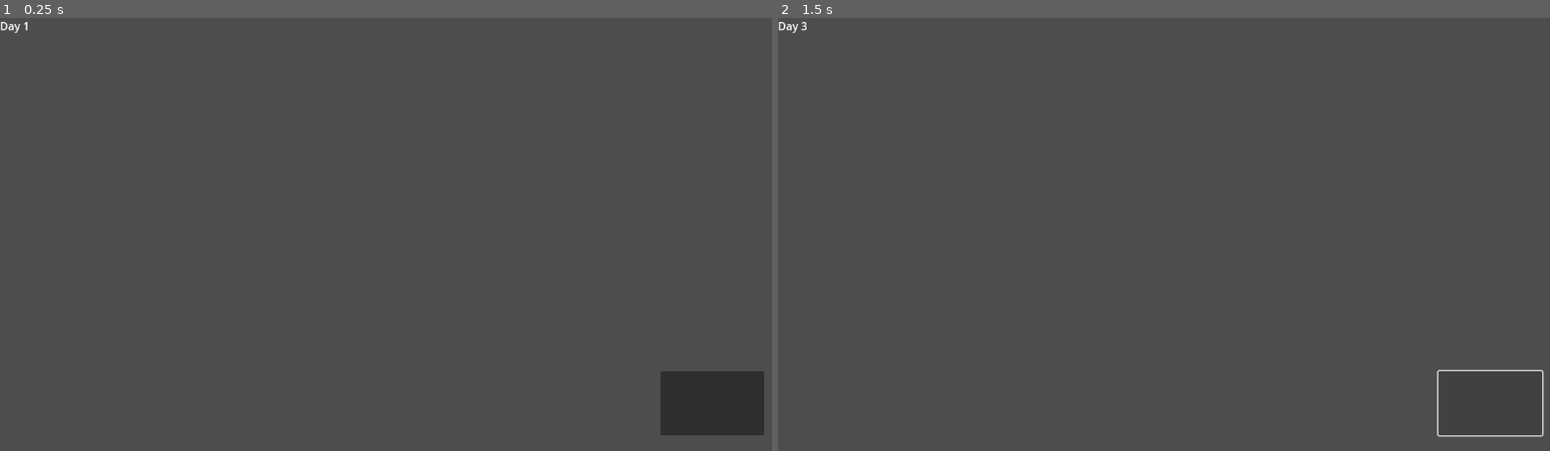
Above: before the commit, frames 1-2 (left to right).
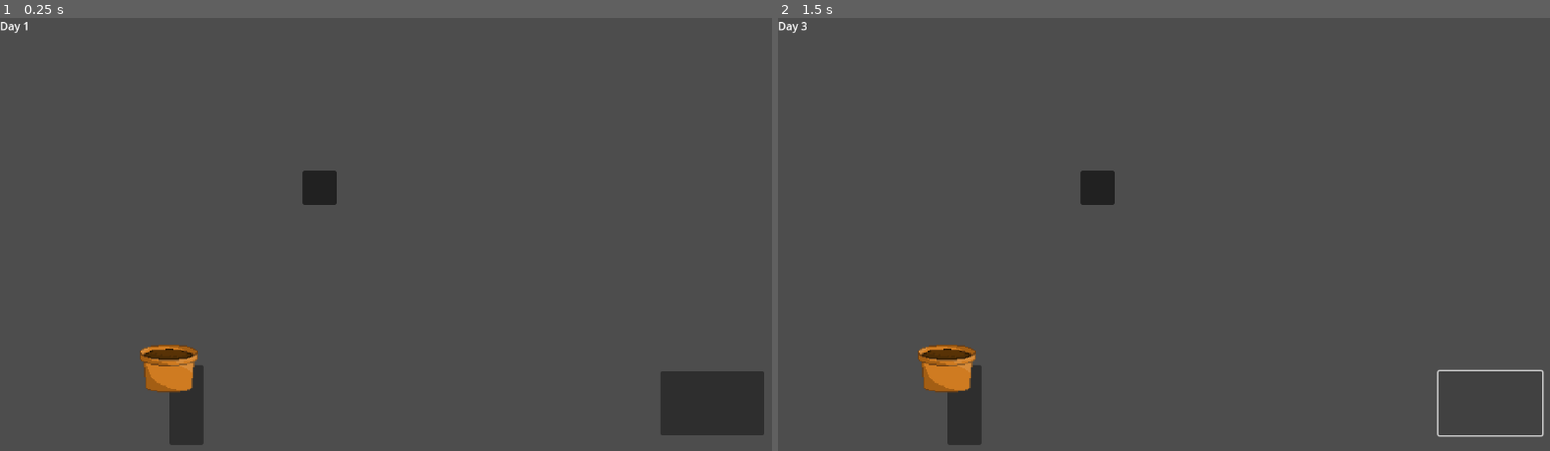
Above: after the commit, the same moments.

Repository: phunnnnnn/NSC
Game: Godot game, scene res://scene/mainGameScene.tscn
The game is run twice, just before and just after one commit, with the same random seed, the same clock (stepped at 60 frames per second) and the same inputs.
Inputs (mouse positions are in pixels of both pictures, inside the frame that each line leads up to):
- Up to frame 1 (0.25 s): no input
- Up to frame 2 (1.5 s): click (1488, 403) at 0.5 s; click (1488, 403) at 1.25 s

The runs differ from the first frame. In frame 1, 1.7% of the frame differs, in the area x 18-44%, y 35-99%; in frame 2, 1.7%.

Commit message:
make garden grid

Diff:
--- a/scene/mainGameScene.tscn
+++ b/scene/mainGameScene.tscn
@@ -1,6 +1,8 @@
-[gd_scene load_steps=2 format=3 uid="uid://ie0bfgy022ym"]
+[gd_scene load_steps=4 format=3 uid="uid://ie0bfgy022ym"]
 
 [ext_resource type="Script" uid="uid://hjklothg6ojw" path="res://script/mainGameScript.gd" id="1_xr5k3"]
+[ext_resource type="Script" uid="uid://cwn7gpejo5f1l" path="res://script/gardenSlotScript.gd" id="2_wyltx"]
+[ext_resource type="Texture2D" uid="uid://c0uemnur12u66" path="res://texture/pot.png" id="2_xr5k3"]
 
 [node name="Control" type="Control"]
 layout_mode = 3
@@ -10,14 +12,37 @@
 grow_horizontal = 2
 grow_vertical = 2
 script = ExtResource("1_xr5k3")
+metadata/_edit_use_anchors_ = true
 
 [node name="gardenGrid" type="GridContainer" parent="."]
-layout_mode = 0
-offset_left = 200.0
-offset_top = 100.0
-offset_right = 700.0
-offset_bottom = 500.0
+custom_minimum_size = Vector2(200, 200)
+layout_mode = 1
+anchors_preset = 8
+anchor_left = 0.5
+anchor_top = 0.5
+anchor_right = 0.5
+anchor_bottom = 0.5
+offset_left = -133.0
+offset_top = -100.0
+offset_right = 133.0
+offset_bottom = 100.0
+grow_horizontal = 2
+grow_vertical = 2
 columns = 5
+
+[node name="gardenSlot" type="Panel" parent="gardenGrid"]
+custom_minimum_size = Vector2(50, 50)
+layout_mode = 2
+script = ExtResource("2_wyltx")
+
+[node name="Label" type="Label" parent="gardenGrid/gardenSlot"]
+visible = false
+layout_mode = 1
+anchors_preset = 15
+anchor_right = 1.0
+anchor_bottom = 1.0
+offset_right = 14.0
+text = "touched"
 
 [node name="itemBar" type="HBoxContainer" parent="."]
 layout_mode = 0
@@ -25,6 +50,19 @@
 offset_top = 509.0
 offset_right = 898.0
 offset_bottom = 626.0
+
+[node name="pot" type="Panel" parent="itemBar"]
+custom_minimum_size = Vector2(50, 50)
+layout_mode = 2
+
+[node name="TextureRect" type="TextureRect" parent="itemBar/pot"]
+layout_mode = 0
+offset_right = 40.0
+offset_bottom = 40.0
+
+[node name="Pot" type="Sprite2D" parent="itemBar/pot/TextureRect"]
+scale = Vector2(0.1, 0.1)
+texture = ExtResource("2_xr5k3")
 
 [node name="nextDayButton" type="Button" parent="."]
 layout_mode = 0
--- /dev/null
+++ b/script/gardenSlotScript.gd
@@ -0,0 +1,36 @@
+extends Panel
+
+@onready var gardenslot = $"."
+@onready var text = $Label
+
+# กำหนดสีปกติ และสีเมื่อ hover
+var normal_color = Color("2c2c2c")     # เทาเข้ม
+var hover_color = Color("4444aa")     # น้ำเงินอ่อน
+
+func _ready():
+	# ใช้ StyleBoxFlat เพื่อควบคุมสี background
+	#var style = StyleBoxFlat.new()
+	#style.bg_color = normal_color
+	#add_theme_stylebox("panel", style)
+	gardenslot.modulate = normal_color
+	text.visible = false
+	mouse_filter = Control.MOUSE_FILTER_PASS  # ให้จับเมาส์ได้
+
+func _on_mouse_entered():
+	#var style = get_theme_stylebox("panel") as StyleBoxFlat
+	#style.bg_color = hover_color
+	gardenslot.modulate = hover_color
+	text.visible = true
+	#queue_redraw()
+
+func _on_mouse_exited():
+	#var style = get_theme_stylebox("panel") as StyleBoxFlat
+	#style.bg_color = normal_color
+	gardenslot.modulate = normal_color
+	text.visible = false
+	#queue_redraw()
+
+# เชื่อมสัญญาณใน _ready()
+func _enter_tree():
+	connect("mouse_entered", Callable(self, "_on_mouse_entered"))
+	connect("mouse_exited", Callable(self, "_on_mouse_exited"))
--- a/script/mainGameScript.gd
+++ b/script/mainGameScript.gd
@@ -5,6 +5,8 @@
 @onready var next_Day_Button = $nextDayButton
 
 var current_day = 1
+
+var taget = "none"
 
 func _ready() :
 	day_Lable.text = "Day %d" % current_day
@@ -15,3 +17,8 @@
 	day_Lable.text = "Day %d" % current_day
 #	for planter in garden_Grid.get_children():
 #		planter.grow()
+
+
+
+func _getpot () :
+	pass
Not shown, added: script/gardenSlotScript.gd.uid
